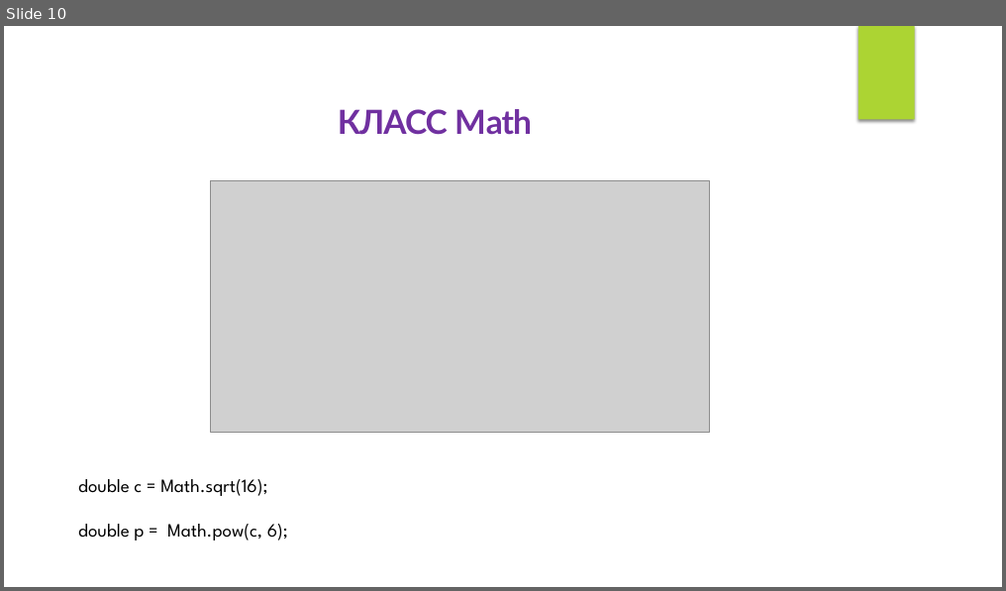
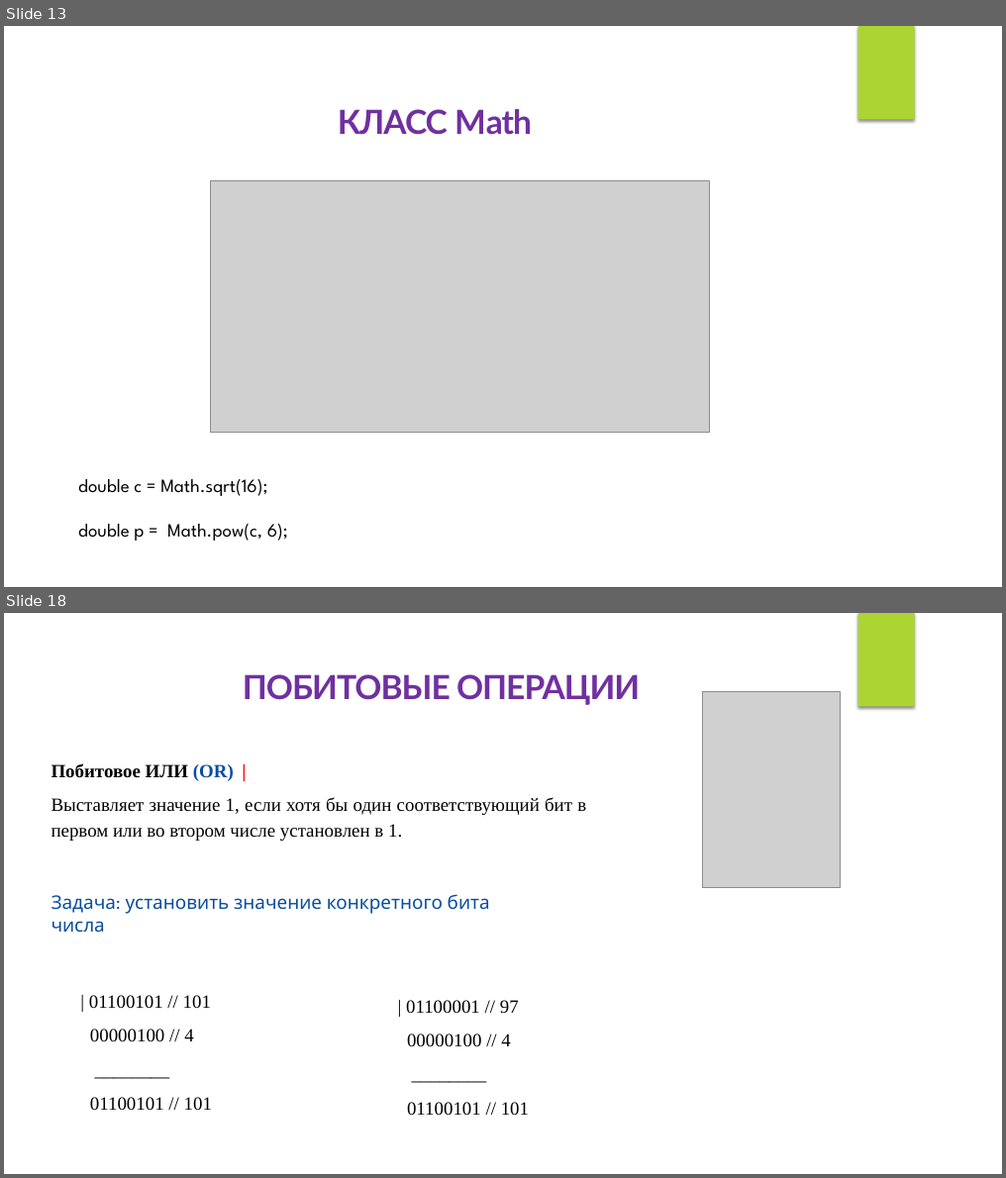
Before and after one commit to IriEfremova/LessonsCube, a slide deck: Samsung/Lesson3/Operation.pptx. Shown one above the other, each under a label of ours: slide 10 before the commit, slides 13 and 18 after it; the slides between them are not shown. The pictures are 1006x591 and 1006x1178 pixels, drawn with LibreOffice and Linux fonts; fonts in the diff are those of the drawing; grey boxes stand for pictures. Boxes give left, top, right and bottom in pixels: in the first picture for what was removed or moved away, otherwise in the second. Text is boxed around its words. In the diff, an @@ line names an element or a change of style, - is before the commit and + after.

```diff
--- a/Samsung/Lesson3/Operation.pptx
+++ b/Samsung/Lesson3/Operation.pptx
@@ slide 18 added at (x1=4, y1=613, x2=1002, y2=1174), background #FFFFFF; not listed: 1 template element that a slide beside it also shows @@
@@ text added at (x1=243, y1=674, x2=640, y2=705), 32 pt, text #7030A0, bold @@
+ПОБИТОВЫЕ ОПЕРАЦИИ
@@ picture added at (x1=703, y1=692, x2=841, y2=888) @@
@@ text added at (x1=52, y1=763, x2=586, y2=841), 18 pt, text #000000 @@
+Побитовое ИЛИ (OR) |
+Выставляет значение 1, если хотя бы один соответствующий бит в первом или во втором числе установлен в 1.
@@ text added at (x1=52, y1=894, x2=490, y2=932), 18 pt, text #0A4D9E @@
+Задача: установить значение конкретного бита числа
@@ text added at (x1=89, y1=995, x2=212, y2=1111), 18 pt, text #000000 @@
+| 01100101 // 101
+00000100 // 4
+________
+01100101 // 101
@@ text added at (x1=406, y1=1000, x2=529, y2=1116), 18 pt, text #000000 @@
+| 01100001 // 97
+00000100 // 4
+________
+01100101 // 101
@@ what was slide 10 is now slide 13 @@
```
Also in this commit, not shown: 1 slide changed, 15 other slides added, 12 slides removed, 1 other file.
